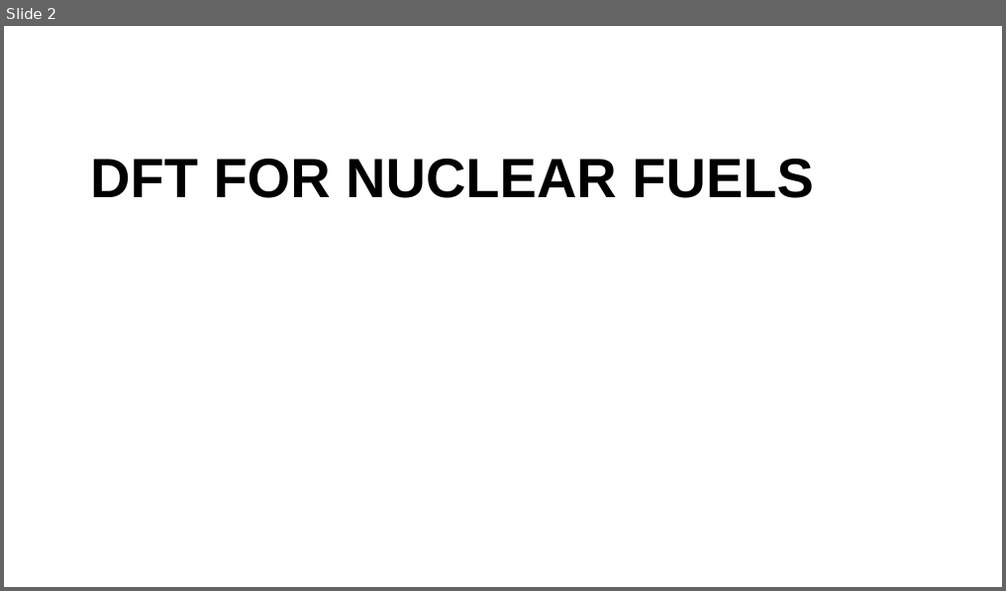
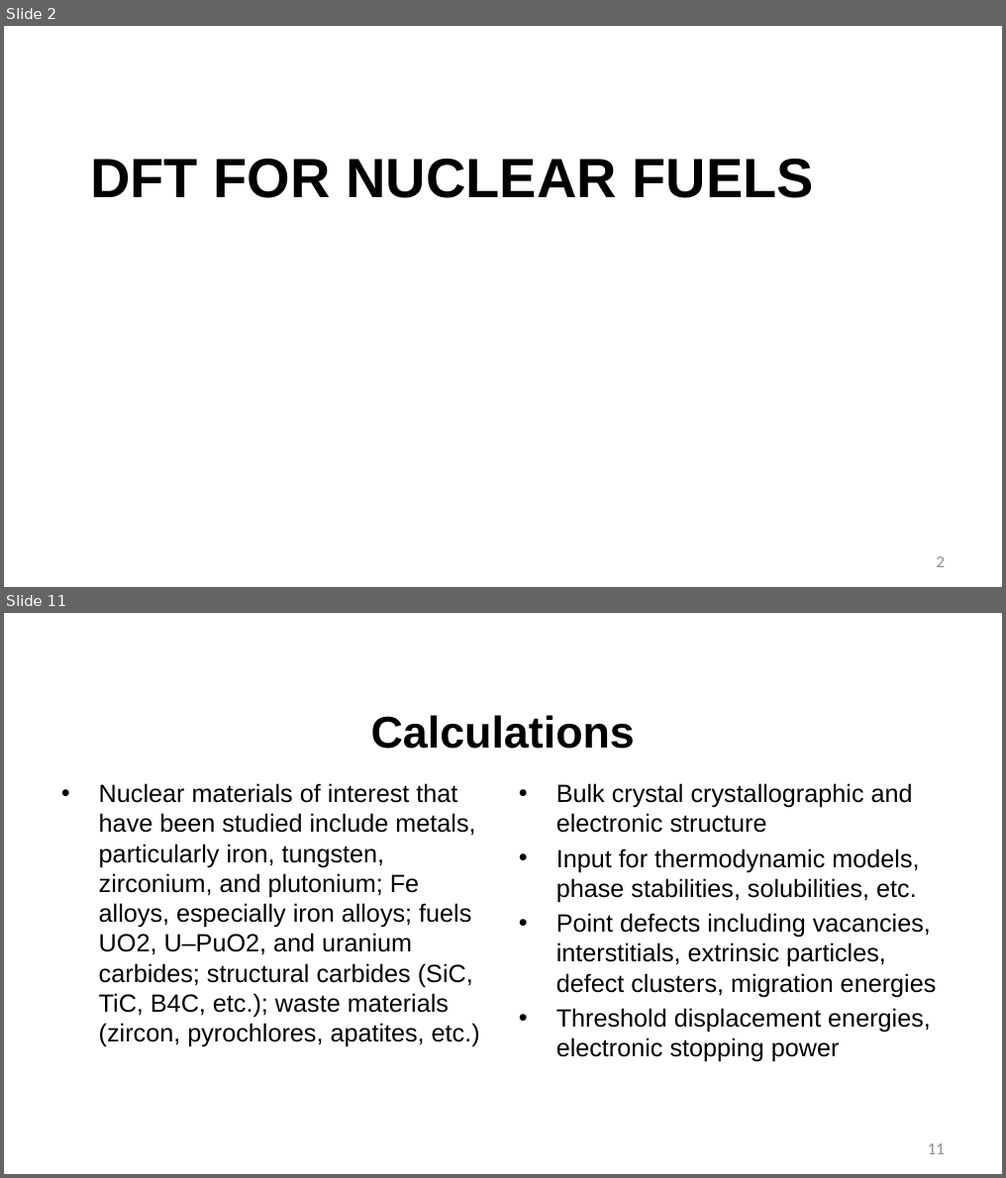
Before and after one commit to benbeeler/TEACHING, a slide deck: Advanced Reactor Materials/LecX_DFT.pptx. Shown one above the other, each under a label of ours: slide 2 before the commit, slides 2 and 11 after it; the slides between them are not shown. The pictures are 1006x591 and 1006x1178 pixels, drawn with LibreOffice and Linux fonts; fonts in the diff are those of the drawing; background and template pictures are left out. Boxes give left, top, right and bottom in pixels: in the first picture for what was removed or moved away, otherwise in the second. Text is boxed around its words. In the diff, an @@ line names an element or a change of style, - is before the commit and + after.

```diff
--- a/Advanced Reactor Materials/LecX_DFT.pptx
+++ b/Advanced Reactor Materials/LecX_DFT.pptx
@@ slide 11 added at (4, 613, 1002, 1174), background #FFFFFF @@
@@ title added at (371, 715, 635, 749), 42.7 pt, text #000000, bold @@
+Calculations
@@ text added at (99, 783, 480, 1048), 24 pt, text #000000 @@
+• Nuclear materials of interest that have been studied include metals, particularly iron, tungsten, zirconium, and plutonium; Fe alloys, especially iron alloys; fuels UO2, U–PuO2, and uranium carbides; structural carbides (SiC, TiC, B4C, etc.); waste materials (zircon, pyrochlores, apatites, etc.)
@@ text added at (556, 783, 937, 1062), 24 pt, text #000000 @@
+• Bulk crystal crystallographic and electronic structure
+• Input for thermodynamic models, phase stabilities, solubilities, etc.
+• Point defects including vacancies, interstitials, extrinsic particles, defect clusters, migration energies
+• Threshold displacement energies, electronic stopping power
@@ page number added at (928, 1144, 944, 1155), 16 pt, text #8C8C8C @@
+11
@@ slide 2 changed as well @@
@@ page number added at (937, 557, 944, 568), 16 pt, text #8C8C8C @@
+2
```
Also in this commit, not shown: 1 other slide changed, 17 other slides added, 1 other file.
